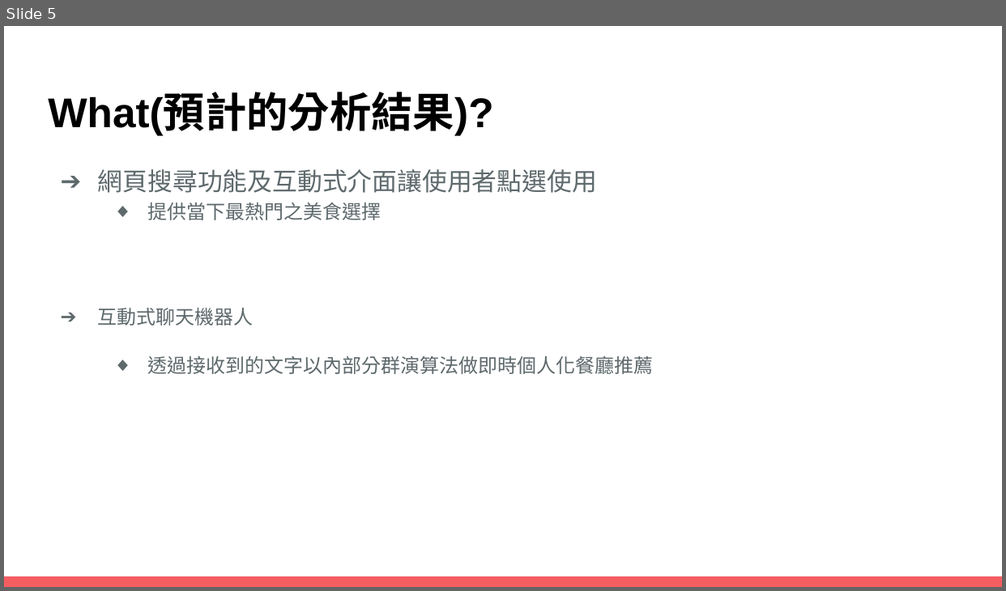
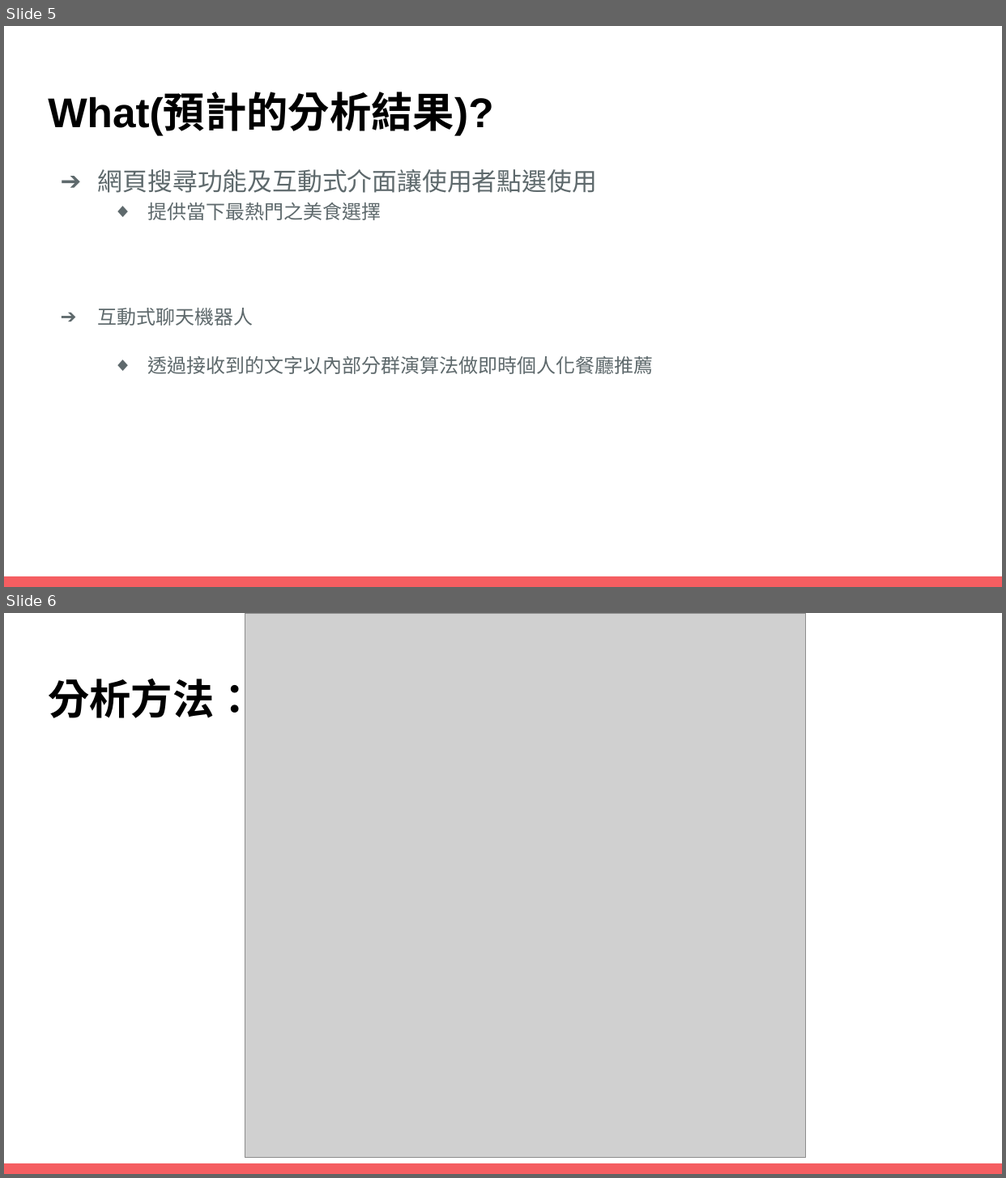
Before and after one commit to cck0812/food-bot, a slide deck: DB104.pptx. Shown one above the other, each under a label of ours: slide 5 before the commit, slides 5 and 6 after it. The pictures are 1006x591 and 1006x1178 pixels, drawn with LibreOffice and Linux fonts; fonts in the diff are those of the drawing; grey boxes stand for pictures. Boxes give left, top, right and bottom in pixels: in the first picture for what was removed or moved away, otherwise in the second. Text is boxed around its words. In the diff, an @@ line names an element or a change of style, - is before the commit and + after.

```diff
--- a/DB104.pptx
+++ b/DB104.pptx
@@ slide 6 added at (4, 613, 1002, 1174), background #FFFFFF; not listed: 1 template element that a slide beside it also shows @@
@@ picture added at (245, 613, 807, 1158) @@
@@ title added at (48, 672, 256, 725), 30 pt, text #000000, bold @@
+分析方法：
```
Also in this commit, not shown: 1 slide changed, 1 slide removed, 2 other files.
